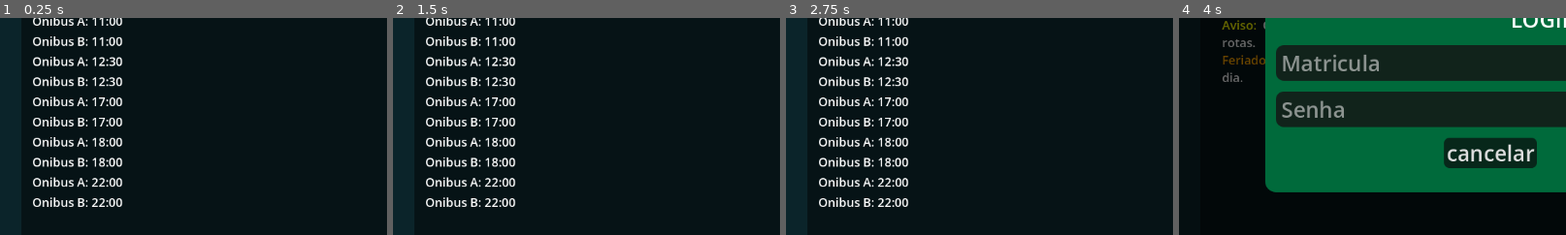
Above: before the commit, frames 1-4 (left to right).
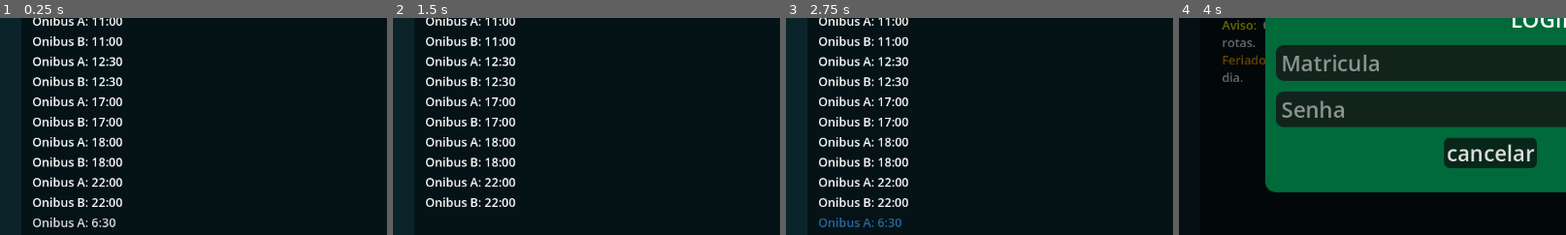
Above: after the commit, the same moments.

Repository: DOGamedev5/IHCRotasIFCE
Game: Godot game, scene res://main.tscn
Same seed, same stepped clock (60 frames per second), same inputs: the game is played once before the commit and once after it.
Inputs (mouse positions are % of the whole screen's width and height, from its top left):
- Up to frame 1 (0.25 s): no input
- Up to frame 2 (1.5 s): click (26, 72) at 0.5 s, where only the run after the commit has a clickable "Onibus A: 6:30"; click "Reservar Assento" at 1.25 s
- Up to frame 3 (2.75 s): click "Visualizar Horarios" at 2 s
- Up to frame 4 (4 s): click "Avisos" at 2.75 s; click "Login" at 3.5 s
The pictures show only the part of the screen within x 0-50%, y 25-75%; the shares and areas given below are measured in that part.

The runs differ from the first frame. In frame 1, 0.4% of the frame differs, in the area x 8-30%, y 91-97%; in frame 2, nothing differs; in frame 3, 0.4%; in frame 4, nothing differs.

Commit message:
working on interactive UI

Diff:
--- a/main.tscn
+++ b/main.tscn
@@ -1,6 +1,7 @@
 [gd_scene format=3 uid="uid://66q2gh0peqpn"]
 
 [ext_resource type="Script" uid="uid://dncr86gxieig8" path="res://main.gd" id="1_ig7tw"]
+[ext_resource type="PackedScene" uid="uid://jr87qobe53uw" path="res://src/onibusLister/rotaButton/rotaButton.tscn" id="2_0xm2m"]
 
 [sub_resource type="StyleBoxFlat" id="StyleBoxFlat_7dm0k"]
 bg_color = Color(0, 0, 0, 0.47058824)
@@ -760,6 +761,9 @@
 theme_override_font_sizes/font_size = 18
 text = "Onibus B: 22:00"
 
+[node name="RotaButton" parent="MarginContainer/VBoxContainer/visualize/horarioList/MarginContainer/VBoxContainer" unique_id=1466928995 instance=ExtResource("2_0xm2m")]
+layout_mode = 2
+
 [node name="MarginContainer2" type="MarginContainer" parent="MarginContainer/VBoxContainer/visualize/horarioList" unique_id=670234218]
 layout_mode = 2
 size_flags_horizontal = 3
--- /dev/null
+++ b/src/classes/rotaObject.gd
@@ -0,0 +1,27 @@
+class_name RotaObject extends Resource
+
+@export var nome := "A"
+@export var horario := "6:30"
+@export var acentos : Array[int]= []
+@export var totalAcentos := 30
+
+enum ACENTO_STATUS {
+	VAZIO,
+	OCUPADO_OUTRO,
+	RESERVADO
+}
+#   Um Enum é basicamento um index de numero,
+#   No nosso caso o VAZIO é 0, OCUPADO_OUTRO é 1 e RESERVADO é 2
+#   Isso facilita a leitura do codigo para não temos que adivinhar o que um numero
+# magico significa no contexto.
+
+func init() -> void:
+	acentos.resize(totalAcentos)
+	acentos.fill(ACENTO_STATUS.VAZIO)
+
+func reservarAcento(id : int):
+	if acentos[id] == ACENTO_STATUS.VAZIO:
+		acentos[id] = ACENTO_STATUS.RESERVADO
+
+func acentosOcupadosSetup(listID : Array[int]):
+	for i in listID: acentos[i] = ACENTO_STATUS.OCUPADO_OUTRO
--- /dev/null
+++ b/src/onibusLister/rotaButton/rotaButton.tscn
@@ -0,0 +1,37 @@
+[gd_scene format=3 uid="uid://jr87qobe53uw"]
+
+[ext_resource type="Script" uid="uid://dhemhb8l7nsxm" path="res://src/onibusLister/rotaButton/rota_button.gd" id="1_53nl6"]
+
+[sub_resource type="StyleBoxEmpty" id="StyleBoxEmpty_y6mnl"]
+
+[sub_resource type="StyleBoxEmpty" id="StyleBoxEmpty_53nl6"]
+
+[sub_resource type="StyleBoxEmpty" id="StyleBoxEmpty_mpku5"]
+
+[sub_resource type="StyleBoxEmpty" id="StyleBoxEmpty_jdwcu"]
+
+[sub_resource type="StyleBoxEmpty" id="StyleBoxEmpty_uth8e"]
+
+[node name="RotaButton" type="Button" unique_id=1466928995]
+anchors_preset = 15
+anchor_right = 1.0
+anchor_bottom = 1.0
+grow_horizontal = 2
+grow_vertical = 2
+theme_override_colors/font_color = Color(0.875, 0.875, 0.875, 1)
+theme_override_colors/font_pressed_color = Color(0.16313535, 0.4091213, 0.6341387, 1)
+theme_override_colors/font_hover_color = Color(1, 0.9087933, 0.13151044, 1)
+theme_override_colors/font_hover_pressed_color = Color(0.59666055, 0.78431374, 0.09803922, 1)
+theme_override_font_sizes/font_size = 18
+theme_override_styles/normal = SubResource("StyleBoxEmpty_y6mnl")
+theme_override_styles/pressed = SubResource("StyleBoxEmpty_53nl6")
+theme_override_styles/hover = SubResource("StyleBoxEmpty_mpku5")
+theme_override_styles/disabled = SubResource("StyleBoxEmpty_jdwcu")
+theme_override_styles/focus = SubResource("StyleBoxEmpty_uth8e")
+toggle_mode = true
+text = "Onibus A: 6:30"
+flat = true
+alignment = 0
+script = ExtResource("1_53nl6")
+
+[connection signal="toggled" from="." to="." method="_on_toggled"]
--- /dev/null
+++ b/src/onibusLister/rotaButton/rota_button.gd
@@ -0,0 +1,12 @@
+extends Button
+
+@export var id : int
+
+signal selected(ID : int, rota : Button)
+
+func init(info : RotaObject):
+	text = "Onibus " + info.nome + "-> " + info.horario
+
+func _on_toggled(toggled_on: bool) -> void:
+	if toggled_on:
+		selected.emit(id, self)
Not shown, added: src/classes/rotaObject.gd.uid
Not shown, added: src/onibusLister/rotaButton/rota_button.gd.uid
